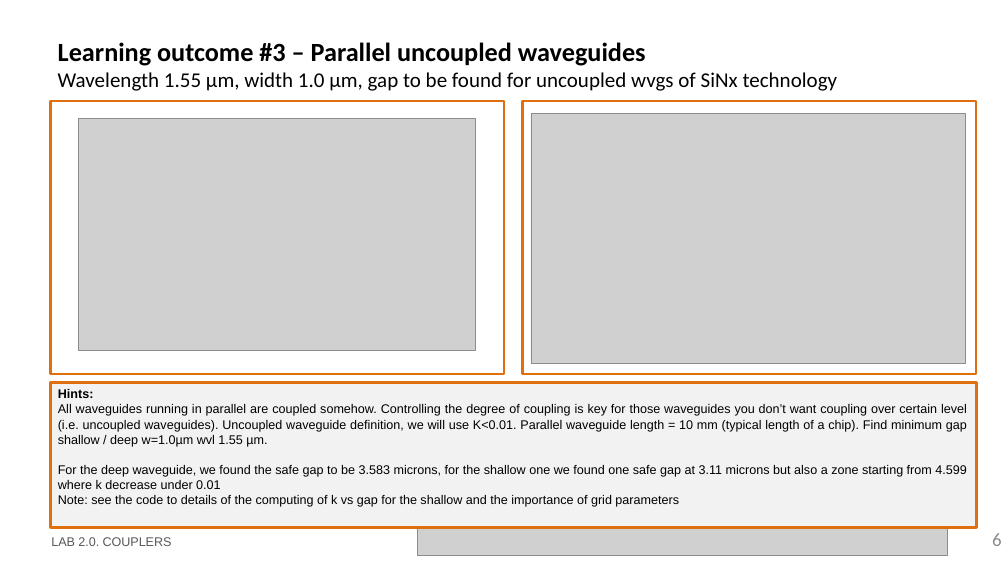
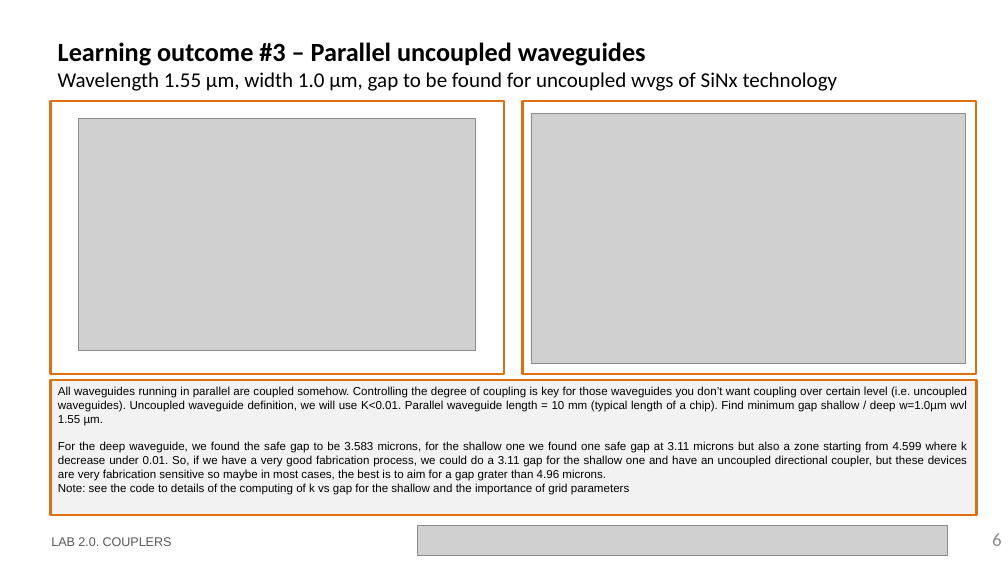
Before and after one commit to DBAEASE/pic-upv-lab2, a slide deck: slide 6 of LabBook_20.pptx. Drawn at 1008x567 pixels with LibreOffice and Linux fonts; fonts in the diff are those of the drawing; grey boxes stand for pictures; background and template pictures are left out. Boxes give left, top, right and bottom in pixels: in the first picture for what was removed or moved away, otherwise in the second. Text is boxed around its words. In the diff, an @@ line names an element or a change of style, - is before the commit and + after.

```diff
--- a/LabBook_20.pptx
+++ b/LabBook_20.pptx
@@ rectangle "All waveguides running in parallel ...": place and size @@
-rectangle "All waveguides running in parallel ..." at (51, 383, 977, 528)
+rectangle "All waveguides running in parallel ..." at (51, 380, 977, 515)
@@ text in rectangle at (58, 389, 94, 398): paragraph removed @@
-Hints:
@@ text in rectangle at (58, 386, 967, 495): size 12 to 11 pt in "All waveguides running in parallel are coupled ...", "Note: see the code to details of ..." @@
@@ text in rectangle at (58, 441, 967, 481): text changed; size 12 to 11 pt @@
-For the deep waveguide, we found the safe gap to be 3.583 microns, for the shallow one we found one safe gap at 3.11 microns but also a zone starting from 4.599 where k decrease under 0.01
+For the deep waveguide, we found the safe gap to be 3.583 microns, for the shallow one we found one safe gap at 3.11 microns but also a zone starting from 4.599 where k decrease under 0.01. So, if we have a very good fabrication process, we could do a 3.11 gap for the shallow one and have an uncoupled directional coupler, but these devices are very fabrication sensitive so maybe in most cases, the best is to aim for a gap grater than 4.96 microns.
```
Also in this commit, not shown: 10 other slides changed, 2 slides added, 1 slide removed, 1 other file.
